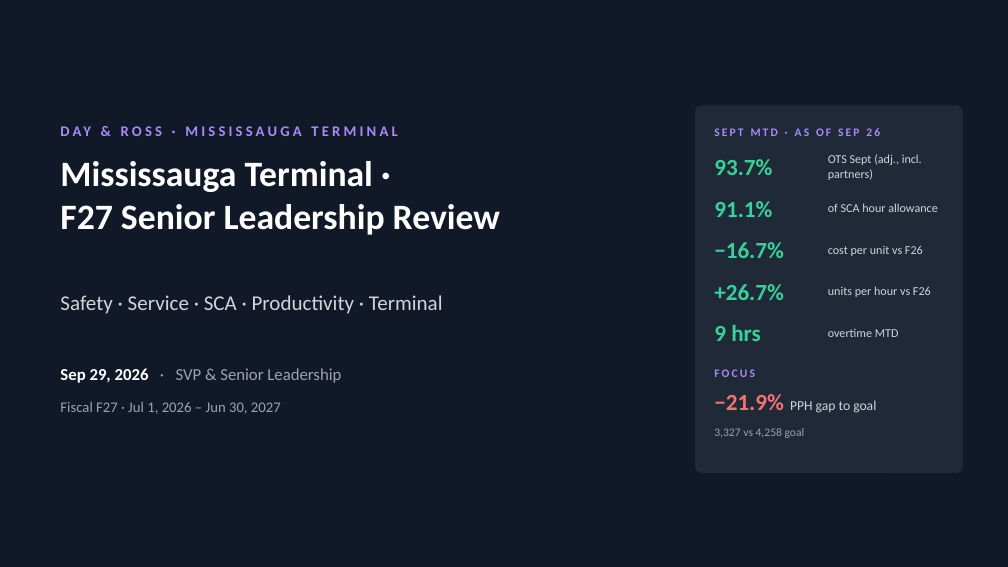
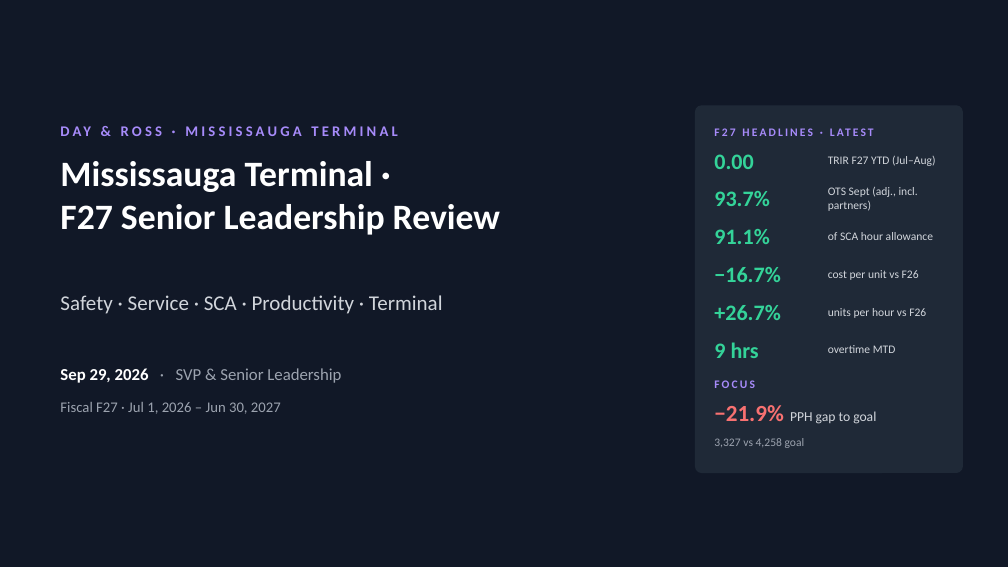
Before and after one commit to FuoriclasseX/mississauga-terminal-f26-cost-transformation-dashboard, a slide deck: slide 1 of presentation/Mississauga_F27_Leadership_Review_Sep29.pptx. Drawn at 1008x567 pixels with LibreOffice and Linux fonts; fonts in the diff are those of the drawing. Boxes give left, top, right and bottom in pixels: in the first picture for what was removed or moved away, otherwise in the second. Text is boxed around its words. In the diff, an @@ line names an element or a change of style, - is before the commit and + after.

```diff
--- a/presentation/Mississauga_F27_Leadership_Review_Sep29.pptx
+++ b/presentation/Mississauga_F27_Leadership_Review_Sep29.pptx
@@ text at box(714, 128, 880, 136): text changed @@
-SEPT MTD · AS OF SEP 26
+F27 HEADLINES · LATEST
@@ text added at box(714, 154, 753, 169), 21 pt, text #34D399, bold @@
+0.00
@@ text added at box(828, 156, 935, 166), 11 pt, text #D1D5DB @@
+TRIR F27 YTD (Jul–Aug)
@@ size 22 to 21 pt in 3 elements at box(714, 342, 759, 358), box(714, 229, 769, 244), box(714, 191, 769, 206) @@
@@ text "93.7%": place and size @@
-text "93.7%" at box(714, 159, 772, 175)
+text "93.7%" at box(714, 191, 769, 206)
@@ size 11.5 to 11 pt in 3 elements at box(828, 345, 896, 353), box(828, 232, 933, 240), box(828, 187, 918, 211) @@
@@ text "OTS Sept (adj., incl. partners)": place and size @@
-text "OTS Sept (adj., incl. partners)" at box(828, 154, 922, 180)
+text "OTS Sept (adj., incl. partners)" at box(828, 187, 918, 211)
@@ text "91.1%": place and size @@
-text "91.1%" at box(714, 201, 772, 217)
+text "91.1%" at box(714, 229, 769, 244)
@@ text "of SCA hour allowance": place and size @@
-text "of SCA hour allowance" at box(828, 203, 937, 212)
+text "of SCA hour allowance" at box(828, 232, 933, 240)
@@ text at box(714, 267, 780, 282): text changed; size 22 to 21 pt @@
-+26.7%
+−16.7%
@@ text at box(828, 270, 919, 280): text changed; size 11.5 to 11 pt @@
-units per hour vs F26
+cost per unit vs F26
@@ text at box(714, 305, 780, 320): text changed; size 22 to 21 pt @@
-−16.7%
++26.7%
@@ text at box(828, 308, 926, 318): text changed; size 11.5 to 11 pt @@
-cost per unit vs F26
+units per hour vs F26
@@ text "9 hrs": place and size @@
-text "9 hrs" at box(714, 325, 760, 341)
+text "9 hrs" at box(714, 342, 759, 358)
@@ text "overtime MTD": place and size @@
-text "overtime MTD" at box(828, 329, 899, 337)
+text "overtime MTD" at box(828, 345, 896, 353)
@@ 3 texts: place and size @@
-3 texts at box(714, 369, 876, 438)
+3 texts at box(714, 380, 876, 448)
```
Also in this commit, not shown: 1 other slide changed.
